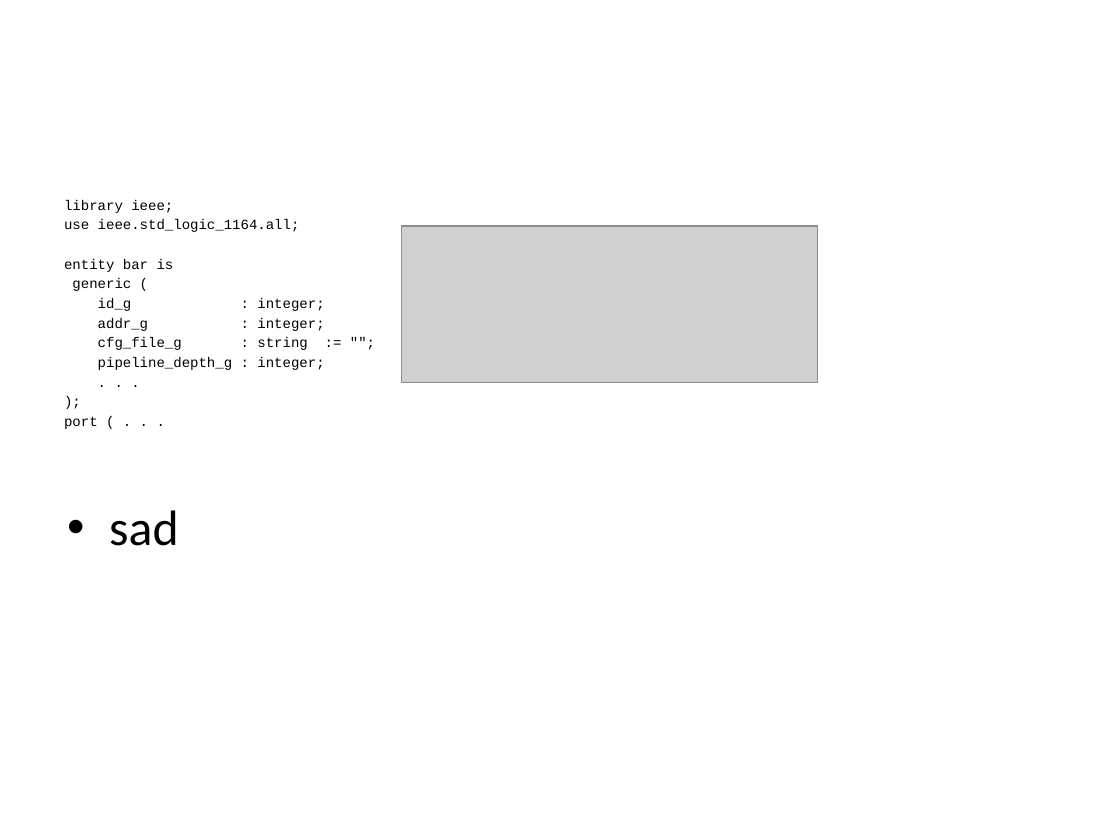
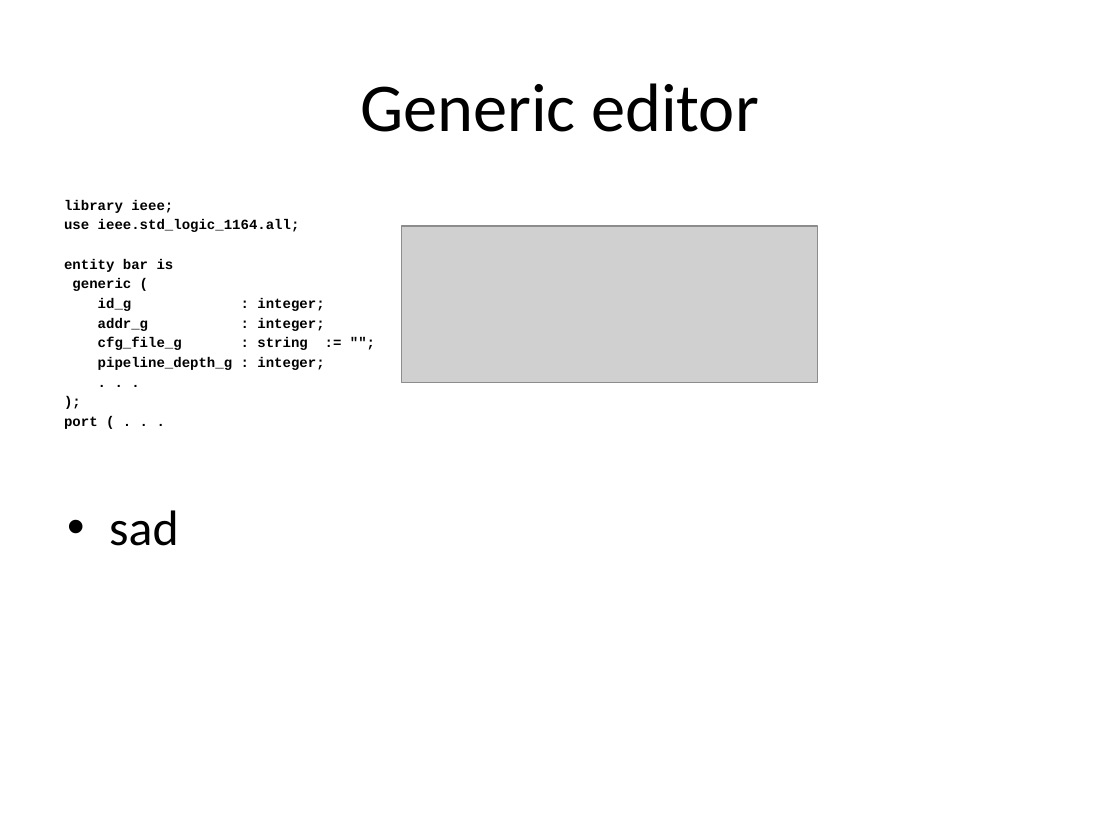
Before and after one commit to Martoni/kactus2, a slide deck: slide 5 of Help/images/img_sources.pptx (slide 3 before the commit). Drawn at 1120x840 pixels with LibreOffice and Linux fonts; fonts in the diff are those of the drawing; grey boxes stand for pictures. Boxes give left, top, right and bottom in pixels: in the first picture for what was removed or moved away, otherwise in the second. Text is boxed around its words. In the diff, an @@ line names an element or a change of style, - is before the commit and + after.

Commit message:
[ADDITIVE] First drafts for HW design helps and few simple images for component editor.

```diff
--- a/Help/images/img_sources.pptx
+++ b/Help/images/img_sources.pptx
@@ title added at <box>360,83,759,132</box>, 44 pt, text #000000 @@
+Generic editor
@@ text "library ieee;" at <box>64,200,324,429</box>: bold on @@
```
Also in this commit, not shown: 1 other slide changed, 5 slides added, 1 slide removed, 24 other files.
